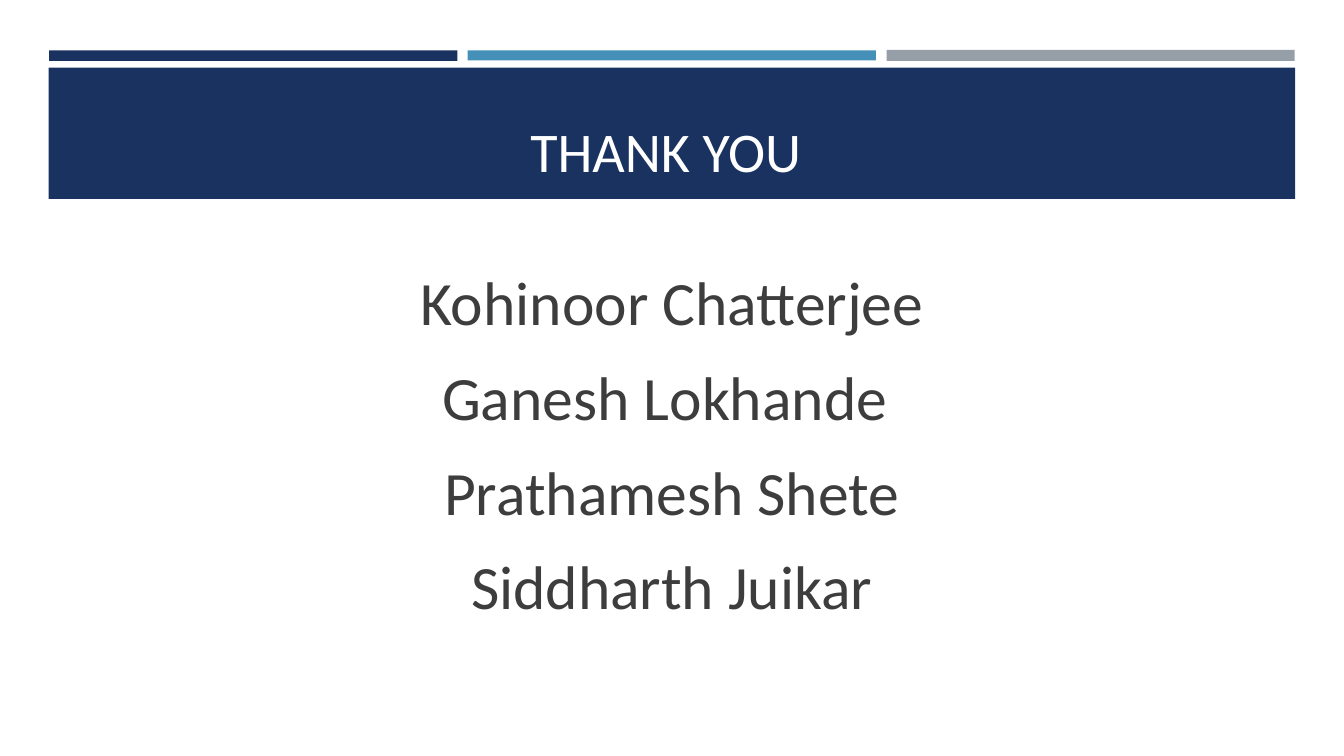
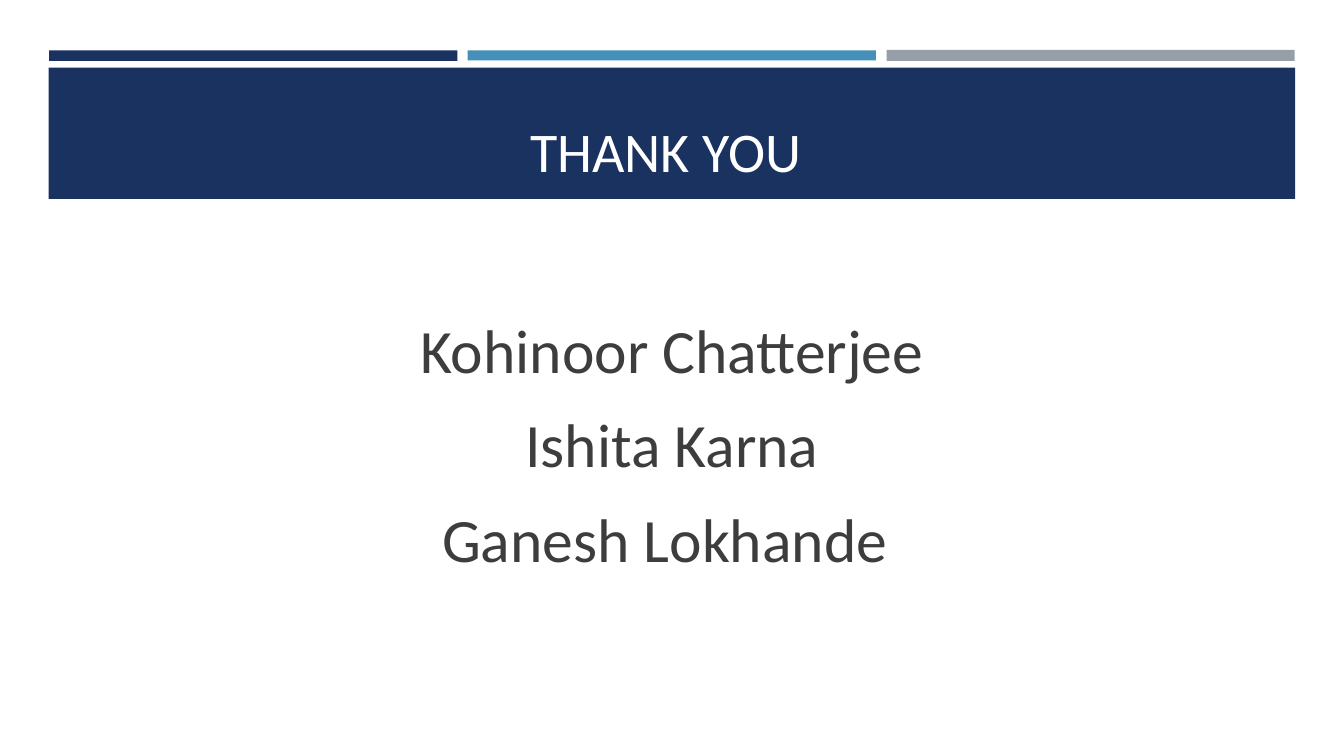
Before and after one commit to kohinoor98/TextEditorLinux, a slide deck: slide 12 of TEXT EDITOR.pptx. Drawn at 1344x756 pixels with LibreOffice and Linux fonts; fonts in the diff are those of the drawing. Boxes give left, top, right and bottom in pixels: in the first picture for what was removed or moved away, otherwise in the second. Text is boxed around its words. In the diff, an @@ line names an element or a change of style, - is before the commit and + after.

```diff
--- a/TEXT EDITOR.pptx
+++ b/TEXT EDITOR.pptx
@@ text at <box>525,424,819,468</box>: paragraph added @@
+Ishita Karna
@@ text at <box>444,472,900,610</box>: paragraphs removed @@
-Prathamesh Shete
-Siddharth Juikar
```
Also in this commit, not shown: 1 other file.
